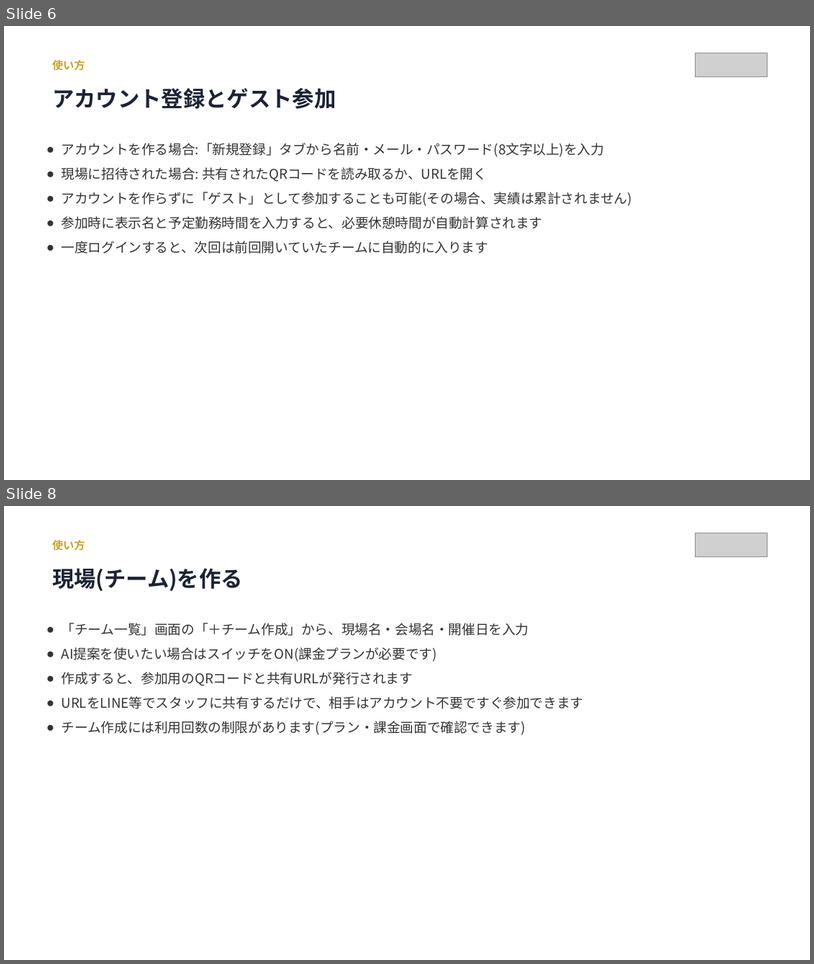
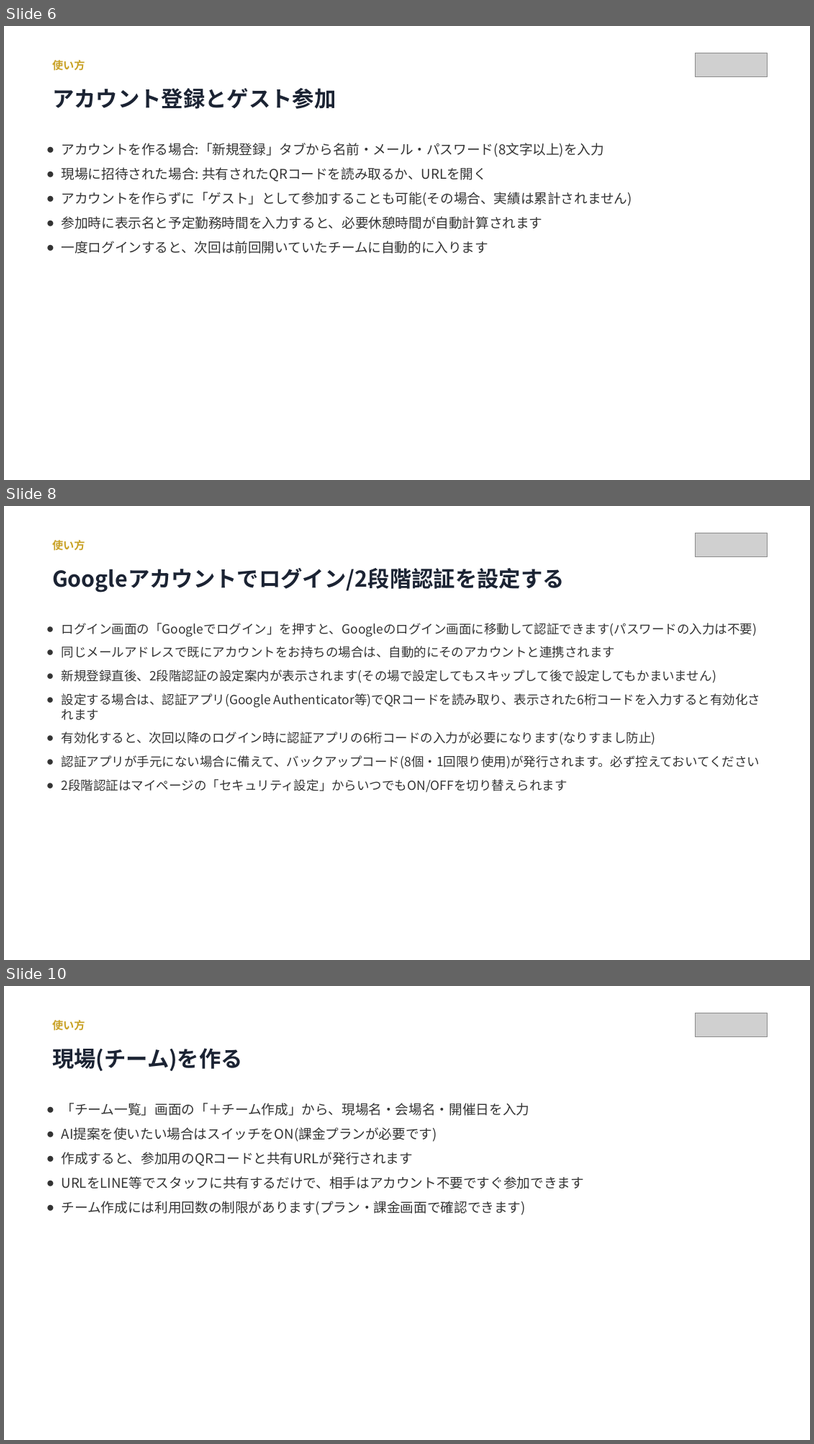
Before and after one commit to TAKAY0122/genba-mvp, a slide deck: docgen/操作説明書.pptx. Shown one above the other, each under a label of ours: slides 6 and 8 before the commit, slides 6, 8 and 10 after it; the slides between them are not shown. The pictures are 814x964 and 814x1444 pixels, drawn with LibreOffice and Linux fonts; fonts in the diff are those of the drawing; grey boxes stand for pictures. Boxes give left, top, right and bottom in pixels: in the first picture for what was removed or moved away, otherwise in the second. Text is boxed around its words. In the diff, an @@ line names an element or a change of style, - is before the commit and + after.

```diff
--- a/docgen/操作説明書.pptx
+++ b/docgen/操作説明書.pptx
@@ slide 8 added at box(4, 506, 810, 960), background #FFFFFF @@
@@ text added at box(52, 540, 85, 551), 13 pt, text #C9A227, bold @@
+使い方
@@ picture added at box(695, 533, 768, 557) @@
@@ text added at box(52, 568, 565, 592), 26 pt, text #1B2333, bold @@
+Googleアカウントでログイン/2段階認証を設定する
@@ text added at box(62, 623, 761, 792), 15 pt, text #333333 @@
+● ログイン画面の「Googleでログイン」を押すと、Googleのログイン画面に移動して認証できます(パスワードの入力は不要)
+● 同じメールアドレスで既にアカウントをお持ちの場合は、自動的にそのアカウントと連携されます
+● 新規登録直後、2段階認証の設定案内が表示されます(その場で設定してもスキップして後で設定してもかまいません)
+● 設定する場合は、認証アプリ(Google Authenticator等)でQRコードを読み取り、表示された6桁コードを入力すると有効化されます
+● 有効化すると、次回以降のログイン時に認証アプリの6桁コードの入力が必要になります(なりすまし防止)
+● 認証アプリが手元にない場合に備えて、バックアップコード(8個・1回限り使用)が発行されます。必ず控えておいてください
+● 2段階認証はマイページの「セキュリティ設定」からいつでもON/OFFを切り替えられます
@@ what was slide 8 is now slide 10 @@
```
Also in this commit, not shown: 13 slides changed, 1 other slide added, 27 other files.
